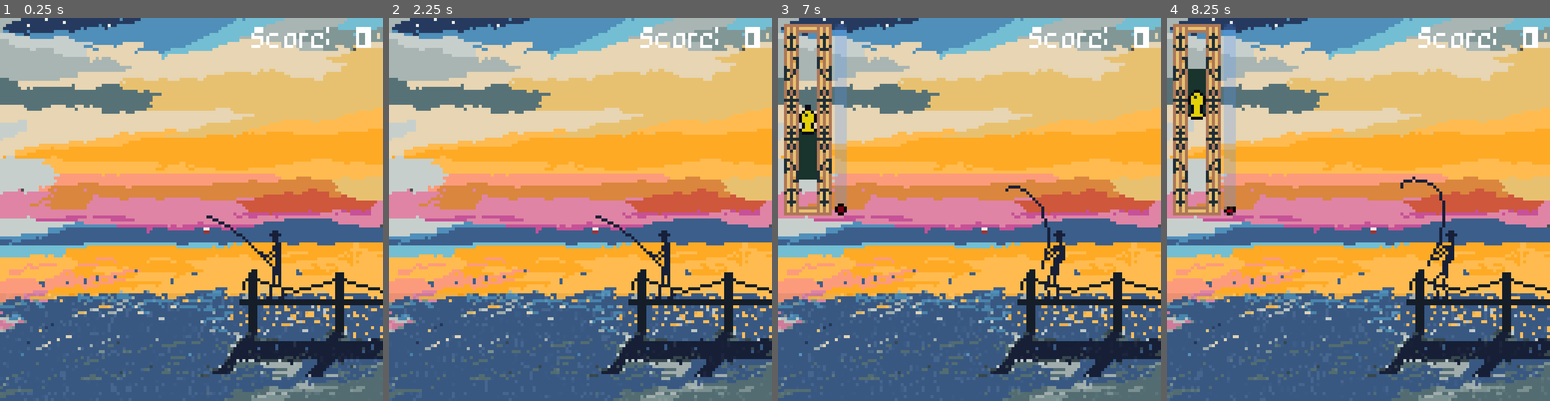
Above: before the commit, frames 1-4 (left to right).
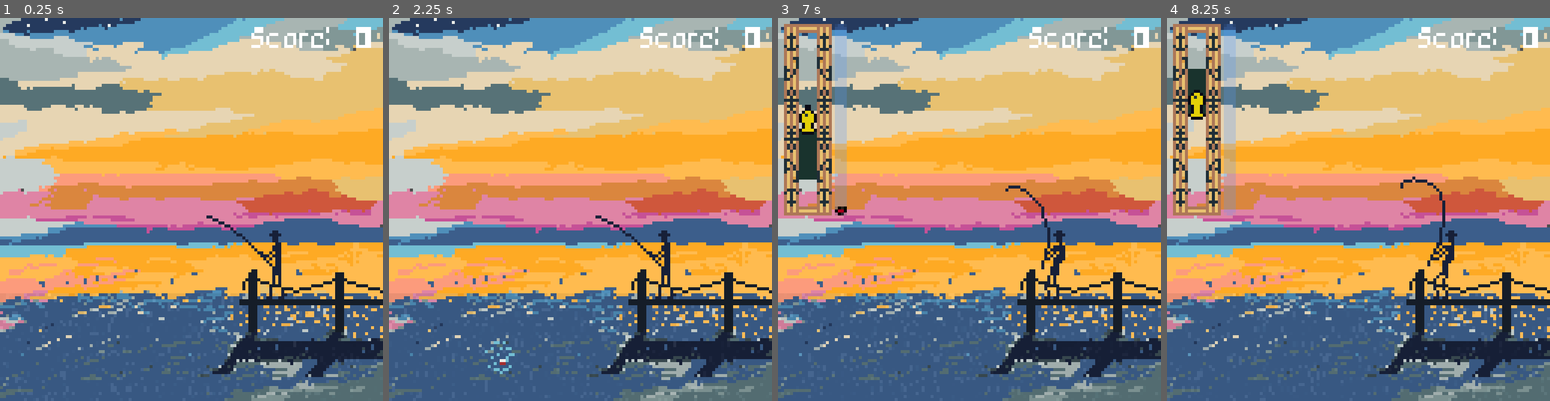
Above: after the commit, the same moments.

Repository: HagbardCelineDion/fishing-game
Game: Godot game, scene res://scenes/level.tscn
Same seed, same stepped clock (60 frames per second), same inputs: the game is played once before the commit and once after it.
Inputs:
- Up to frame 1 (0.25 s): no input
- Up to frame 2 (2.25 s): tap Enter at 0.5 s; tap Space (space) at 0.6, 1.35, 2.1 s
- Up to frame 3 (7 s): tap Space (space) at 2.85, 3.5, 3.6, 4.35, 5.1, 5.75, 5.85, 6.6 s; tap Enter at 4.25 s
- Up to frame 4 (8.25 s): tap Space (space) at 7.35, 8.1 s

The runs differ from the first frame. In frame 1, less than 0.1% of the frame differs, in the area x 53-55%, y 54-57%; in frame 2, 0.2%, in the area x 25-55%, y 54-93%; in frame 3, less than 0.1%; in frame 4, 0.1%.

Commit message:
Most animations done, game logic done

Diff:
--- /dev/null
+++ b/scenes/Fisherman/bobber.gd
@@ -0,0 +1,12 @@
+extends Node2D
+
+
+# Called when the node enters the scene tree for the first time.
+func _ready() -> void:
+	pass # Replace with function body.
+
+func bite_animate() -> void:
+	$AnimationPlayer.play("bite")
+
+func float_animate() -> void:
+	$AnimationPlayer.play("float")
--- a/scenes/Fisherman/bobber.tscn
+++ b/scenes/Fisherman/bobber.tscn
@@ -1,8 +1,102 @@
 [gd_scene format=3 uid="uid://bwcde6gpewmcf"]
 
 [ext_resource type="Texture2D" uid="uid://0uo8abd5vl7q" path="res://art/juice/Bobber.png" id="1_3tr13"]
+[ext_resource type="Script" uid="uid://djhhh6ik6st61" path="res://scenes/Fisherman/bobber.gd" id="1_xuf8c"]
+
+[sub_resource type="Animation" id="Animation_mprls"]
+length = 0.001
+tracks/0/type = "value"
+tracks/0/imported = false
+tracks/0/enabled = true
+tracks/0/path = NodePath("Sprite2D:frame")
+tracks/0/interp = 1
+tracks/0/loop_wrap = true
+tracks/0/keys = {
+"times": PackedFloat32Array(0),
+"transitions": PackedFloat32Array(1),
+"update": 1,
+"values": [0]
+}
+tracks/1/type = "value"
+tracks/1/imported = false
+tracks/1/enabled = true
+tracks/1/path = NodePath("Sprite2D:position")
+tracks/1/interp = 1
+tracks/1/loop_wrap = true
+tracks/1/keys = {
+"times": PackedFloat32Array(0),
+"transitions": PackedFloat32Array(1),
+"update": 0,
+"values": [Vector2(0, 0)]
+}
+
+[sub_resource type="Animation" id="Animation_xuf8c"]
+resource_name = "bite"
+length = 0.3333
+loop_mode = 1
+tracks/0/type = "value"
+tracks/0/imported = false
+tracks/0/enabled = true
+tracks/0/path = NodePath("Sprite2D:frame")
+tracks/0/interp = 1
+tracks/0/loop_wrap = true
+tracks/0/keys = {
+"times": PackedFloat32Array(0, 0.2, 0.25, 0.3),
+"transitions": PackedFloat32Array(1, 1, 1, 1),
+"update": 1,
+"values": [1, 2, 3, 4]
+}
+tracks/1/type = "value"
+tracks/1/imported = false
+tracks/1/enabled = true
+tracks/1/path = NodePath("Sprite2D:position")
+tracks/1/interp = 1
+tracks/1/loop_wrap = true
+tracks/1/keys = {
+"times": PackedFloat32Array(0, 0.23333333),
+"transitions": PackedFloat32Array(1, 1),
+"update": 0,
+"values": [Vector2(0, 0), Vector2(0, 1)]
+}
+
+[sub_resource type="Animation" id="Animation_lb3ge"]
+resource_name = "float"
+length = 2.0
+loop_mode = 2
+tracks/0/type = "value"
+tracks/0/imported = false
+tracks/0/enabled = true
+tracks/0/path = NodePath("Sprite2D:frame")
+tracks/0/interp = 1
+tracks/0/loop_wrap = true
+tracks/0/keys = {
+"times": PackedFloat32Array(0, 1.4333333, 1.6666666),
+"transitions": PackedFloat32Array(1, 1, 1),
+"update": 1,
+"values": [1, 1, 0]
+}
+tracks/1/type = "value"
+tracks/1/imported = false
+tracks/1/enabled = true
+tracks/1/path = NodePath("Sprite2D:position")
+tracks/1/interp = 1
+tracks/1/loop_wrap = true
+tracks/1/keys = {
+"times": PackedFloat32Array(0, 1, 2),
+"transitions": PackedFloat32Array(1, -2, 1),
+"update": 0,
+"values": [Vector2(0, 1), Vector2(0, 0), Vector2(0, -1)]
+}
+
+[sub_resource type="AnimationLibrary" id="AnimationLibrary_yuauw"]
+_data = {
+&"RESET": SubResource("Animation_mprls"),
+&"bite": SubResource("Animation_xuf8c"),
+&"float": SubResource("Animation_lb3ge")
+}
 
 [node name="Bobber" type="Node2D" unique_id=180431870]
+script = ExtResource("1_xuf8c")
 
 [node name="Sprite2D" type="Sprite2D" parent="." unique_id=83565619]
 scale = Vector2(0.25, 0.25)
@@ -10,3 +104,5 @@
 hframes = 5
 
 [node name="AnimationPlayer" type="AnimationPlayer" parent="." unique_id=832537811]
+libraries/ = SubResource("AnimationLibrary_yuauw")
+autoplay = &"float"
--- a/scenes/Fisherman/splash.gd
+++ b/scenes/Fisherman/splash.gd
@@ -1,3 +1,4 @@
+class_name Splash
 extends Node2D
 
 @onready var sprite_2d: Sprite2D = $Sprite2D
@@ -6,13 +7,11 @@
 func _ready() -> void:
 	sprite_2d.visible = false
 
-
-# Called every frame. 'delta' is the elapsed time since the previous frame.
-func _process(delta: float) -> void:
-	pass
-
 func visible() -> void:
 	sprite_2d.visible = true
 
 func invisible() -> void:
 	sprite_2d.visible = false
+
+func splash_animate() -> void:
+	$AnimationPlayer.play("splash")
--- a/scenes/GameControl/fish_controller.gd
+++ b/scenes/GameControl/fish_controller.gd
@@ -12,16 +12,10 @@
 	preload("res://fish/channelcat.tres"),
 	preload("res://fish/perch.tres"),
 	preload("res://fish/pumpkinseed.tres"),
+	preload("res://fish/smallmouth.tres"),
+	preload("res://fish/tire.tres")
 ]
 
-# Called when the node enters the scene tree for the first time.
-func _ready() -> void:
-	pass
-
-
-# Called every frame. 'delta' is the elapsed time since the previous frame.
-func _process(delta: float) -> void:
-	pass
 
 func choose_fish() -> void:
 	fish_ui.position = Vector2(70,92)
@@ -44,7 +38,6 @@
 
 func display() -> void:
 	var pos_tween = create_tween()
-	var rot_tween = create_tween()
 	var scale_tween = create_tween()
 	pos_tween.tween_property($fish_ui, "position", Vector2(64,64),1)
 	scale_tween.tween_property($fish_ui,"scale",Vector2(2,2),1)
--- a/scenes/GameControl/fishing_minigame.gd
+++ b/scenes/GameControl/fishing_minigame.gd
@@ -56,7 +56,7 @@
 			fish_start = true
 			get_tree().create_timer(2,0).timeout.connect(start_game)
 	else:
-		progress_bar.value -= (100/(fish_seconds * 1.3)) * delta
+		progress_bar.value -= (100/(4)) * delta
 
 	#handle end of game
 	if progress_bar.value == 100:
--- a/scenes/level.gd
+++ b/scenes/level.gd
@@ -18,6 +18,7 @@
 	game_state =  State.STAND
 	fish_controller.visible = false
 	fishing_minigame.visible = false
+	$Bobber.visible = false
 	score.text = "Score: " + str(overall_score)
 
 # Called every frame. 'delta' is the elapsed time since the previous frame.
@@ -62,6 +63,9 @@
 		game_state = State.CASTING
 		fisherman.cast_animate()
 		await Signal(fisherman, "cast_complete")
+		$Splash.splash_animate()
+		$Bobber.visible = true
+		$Bobber.float_animate()
 		game_state = State.WAIT
 
 func wait() -> void:
@@ -74,10 +78,12 @@
 
 func bite() -> void:
 	fisherman.bite_animate()
+	$Bobber.bite_animate()
 	if Input.is_action_just_pressed("space"):
 		game_state = State.GAME
 
 func game() -> void:
+	$Bobber.visible = false
 	if not fish_on:
 		fish_on = true
 		#start minigame transfer control to fishing minigame
@@ -115,9 +121,18 @@
 				waiting = false
 
 func lost() -> void:
-	fisherman.stand_animate()
-	fishing_minigame.visible = false
-	print("lost the fish!")
-	fish_on = false
-
-	game_state = State.STAND
+	if not waiting:
+		waiting = true
+		fisherman.stand_animate()
+		fishing_minigame.visible = false
+		fish_on = false
+		game_state = State.DISPLAYING
+		wait_timer.start()
+		$"CanvasLayer/Fish Deets".text = "Fish got away!"
+		$"CanvasLayer/Fish Deets".visible = true
+		game_state = State.LOST
+	else:
+		if wait_timer.is_stopped():
+			if Input.is_action_just_pressed("space"):
+				game_state = State.STAND
+				waiting = false
--- a/scenes/level.tscn
+++ b/scenes/level.tscn
@@ -61,6 +61,12 @@
 [node name="Fisherman" parent="." unique_id=852521369 instance=ExtResource("11_3ies3")]
 position = Vector2(92, 70)
 
+[node name="Splash" parent="." unique_id=485964473 instance=ExtResource("14_556r4")]
+position = Vector2(37, 111)
+
+[node name="Bobber" parent="." unique_id=180431870 instance=ExtResource("16_arp2o")]
+position = Vector2(38, 116)
+
 [node name="FishController" parent="." unique_id=805653219 instance=ExtResource("10_wu01b")]
 
 [node name="Dock" type="Sprite2D" parent="." unique_id=1020030234]
@@ -69,12 +75,6 @@
 
 [node name="FishingMinigame" parent="." unique_id=1625891054 instance=ExtResource("13_cmcjb")]
 position = Vector2(10, 34)
-
-[node name="Splash" parent="." unique_id=485964473 instance=ExtResource("14_556r4")]
-position = Vector2(29, 106)
-
-[node name="Bobber" parent="." unique_id=180431870 instance=ExtResource("16_arp2o")]
-position = Vector2(69, 71)
 
 [node name="CanvasLayer" type="CanvasLayer" parent="." unique_id=762331109]
 
Not shown, added: scenes/Fisherman/bobber.gd.uid
